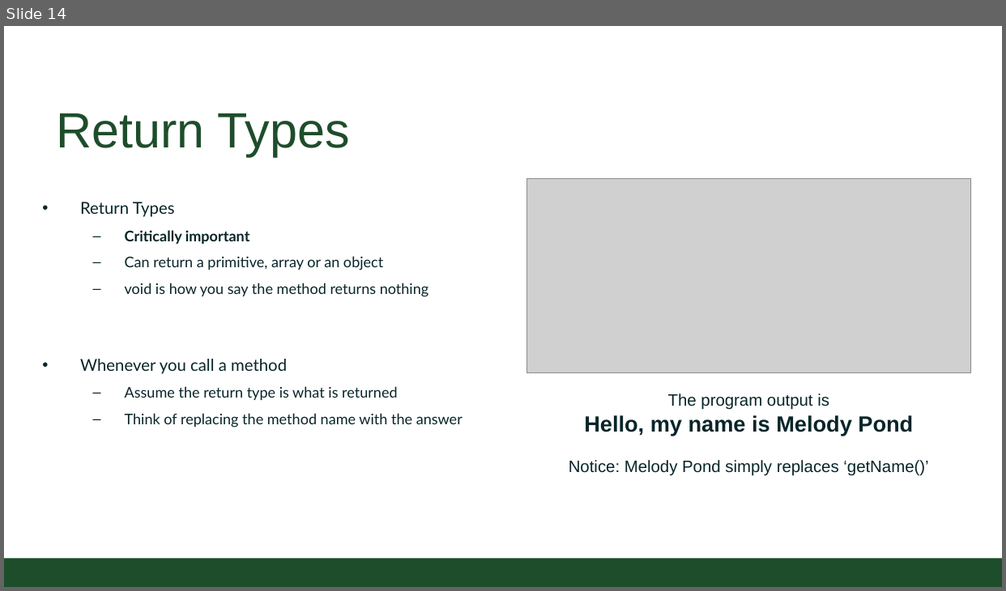
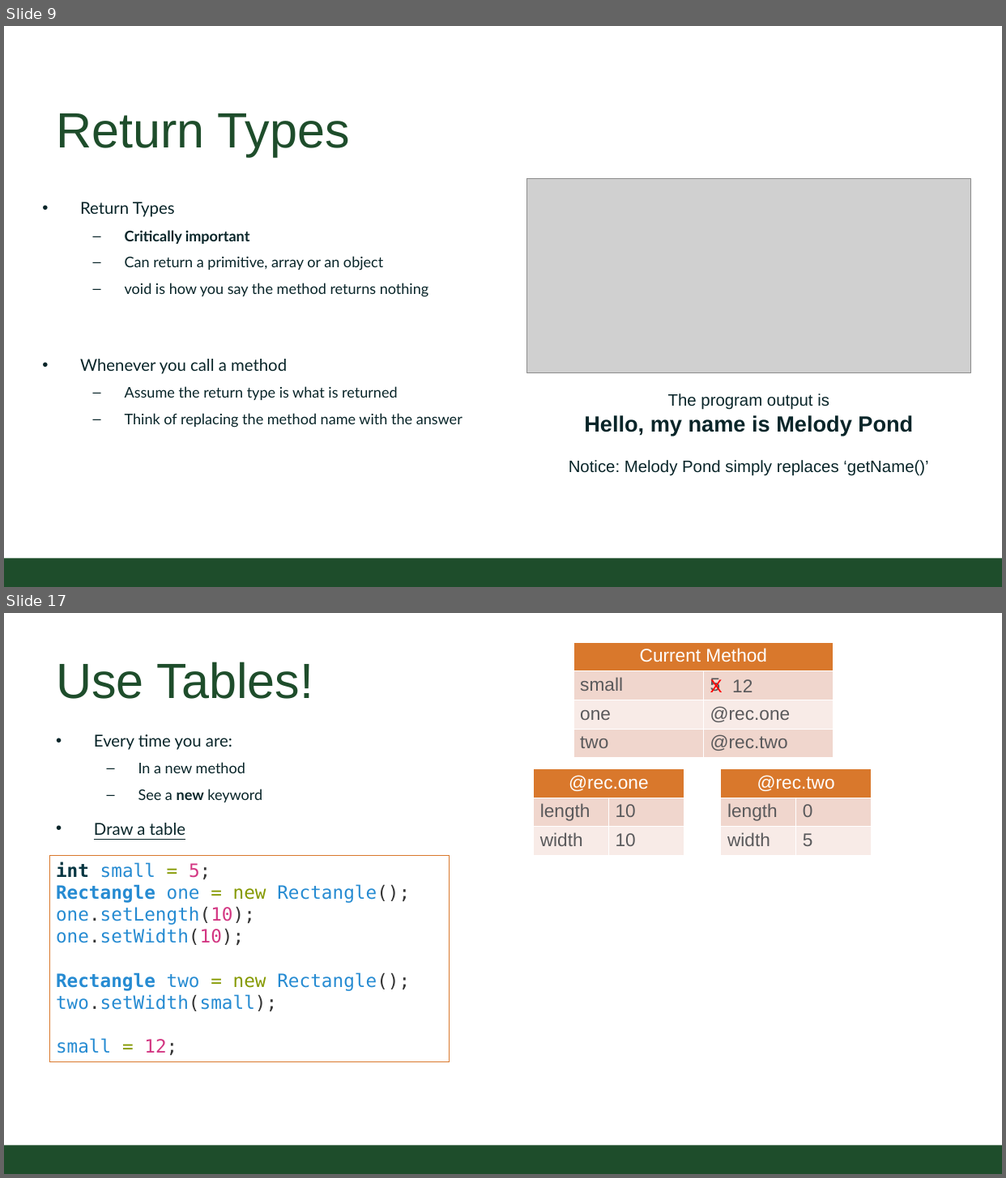
Before and after one commit to CSU-CompSci-CS163-4/Handouts, a slide deck: slides/On-Campus/02_02_ObjectsMethods.pptx. Shown one above the other, each under a label of ours: slide 14 before the commit, slides 9 and 17 after it; the slides between them are not shown. The pictures are 1006x591 and 1006x1178 pixels, drawn with LibreOffice and Linux fonts; fonts in the diff are those of the drawing; grey boxes stand for pictures; background and template pictures are left out. Boxes give left, top, right and bottom in pixels: in the first picture for what was removed or moved away, otherwise in the second. Text is boxed around its words. In the diff, an @@ line names an element or a change of style, - is before the commit and + after.

```diff
--- a/slides/On-Campus/02_02_ObjectsMethods.pptx
+++ b/slides/On-Campus/02_02_ObjectsMethods.pptx
@@ slide 17 added at (4, 613, 1002, 1174), background #FFFFFF; not listed: 1 template element that a slide beside it also shows @@
@@ table added at (573, 642, 833, 758), 4 rows, 2 columns @@
+Current Method | 
+small | 5
+one | @rec.one
+two | @rec.two
@@ title added at (56, 662, 314, 699), 54 pt, text #1E4D2B @@
+Use Tables!
@@ text added at (710, 678, 722, 692), 20 pt, text #59595B @@
+X 12
@@ text added at (94, 735, 262, 835), 18 pt, text #092529 @@
+• Every time you are:
+  – In a new method
+  – See a new keyword
+• Draw a table
@@ table added at (534, 769, 684, 855), 3 rows, 2 columns @@
+@rec.one | 
+length | 10
+width | 10
@@ table added at (721, 769, 872, 855), 3 rows, 2 columns @@
+@rec.two | 
+length | 0
+width | 5
@@ rectangle added at (49, 855, 450, 1062), outline #D9782C 0.75 pt, 20 pt, text #268BD2 @@
+int small = 5;
+Rectangle one = new Rectangle();
+one.setLength(10);
+one.setWidth(10);
+Rectangle two = new Rectangle();
+two.setWidth(small);
+small = 12;
@@ what was slide 14 is now slide 9 @@
```
Also in this commit, not shown: 11 slides changed, 13 other slides added, 2 slides removed, 4 other files.
